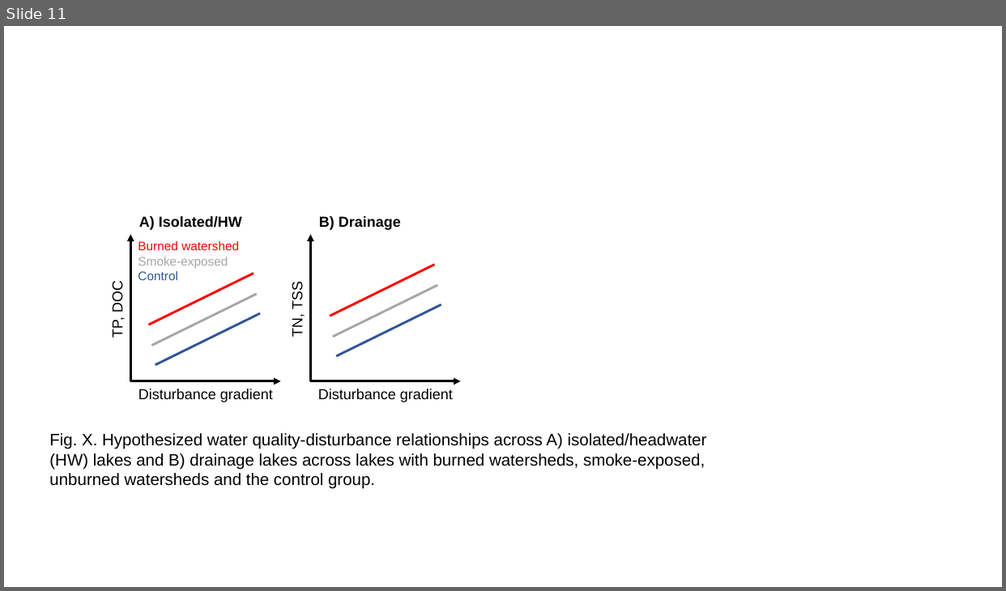
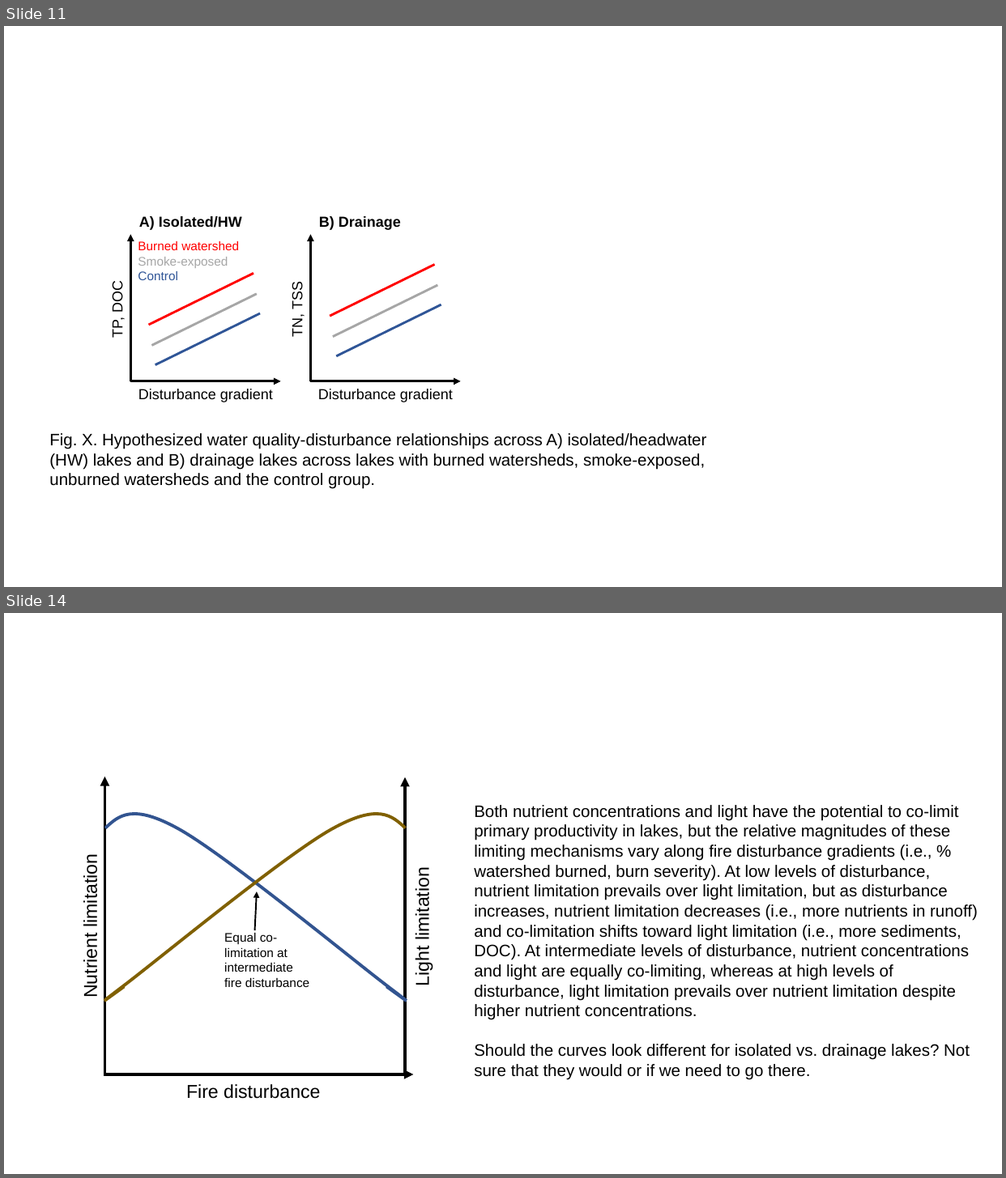
Before and after one commit to cont-limno/SplashNBurn, a slide deck: Figures/Conceptual.pptx. Shown one above the other, each under a label of ours: slide 11 before the commit, slides 11 and 14 after it; the slides between them are not shown. The pictures are 1006x591 and 1006x1178 pixels, drawn with LibreOffice and Linux fonts; fonts in the diff are those of the drawing. Boxes give left, top, right and bottom in pixels: in the first picture for what was removed or moved away, otherwise in the second. Text is boxed around its words. In the diff, an @@ line names an element or a change of style, - is before the commit and + after.

```diff
--- a/Figures/Conceptual.pptx
+++ b/Figures/Conceptual.pptx
@@ slide 14 added at box(4, 613, 1002, 1174), background #FFFFFF @@
@@ arrow added from (105, 1075) to (105, 777), #000000 3 pt @@
@@ arrow added from (405, 1076) to (405, 777), #000000 3 pt @@
@@ text added at box(474, 805, 978, 1080), 16 pt, text #000000 @@
+Both nutrient concentrations and light have the potential to co-limit primary productivity in lakes, but the relative magnitudes of these limiting mechanisms vary along fire disturbance gradients (i.e., % watershed burned, burn severity). At low levels of disturbance, nutrient limitation prevails over light limitation, but as disturbance increases, nutrient limitation decreases (i.e., more nutrients in runoff) and co-limitation shifts toward light limitation (i.e., more sediments, DOC). At intermediate levels of disturbance, nutrient concentrations and light are equally co-limiting, whereas at high levels of disturbance, light limitation prevails over nutrient limitation despite higher nutrient concentrations.
+Should the curves look different for isolated vs. drainage lakes? Not sure that they would or if we need to go there.
@@ freeform shape added at box(104, 814, 405, 1001), outline #806000 3 pt @@
@@ freeform shape added at box(105, 814, 406, 1001), outline #325491 3 pt @@
@@ text added at box(80, 861, 101, 996), 18 pt, text #000000 @@
+Nutrient limitation
@@ text added at box(412, 875, 433, 985), 18 pt, text #000000 @@
+Light limitation
@@ arrow added from (255, 931) to (257, 892), #000000 1.5 pt @@
@@ text added at box(224, 933, 309, 987), 12 pt, text #000000 @@
+Equal co-limitation at intermediate fire disturbance
@@ arrow added from (104, 1075) to (414, 1075), #000000 3 pt @@
@@ text added at box(186, 1084, 320, 1099), 18 pt, text #000000 @@
+Fire disturbance
```
Also in this commit, not shown: 2 other slides added, 10 other files.
